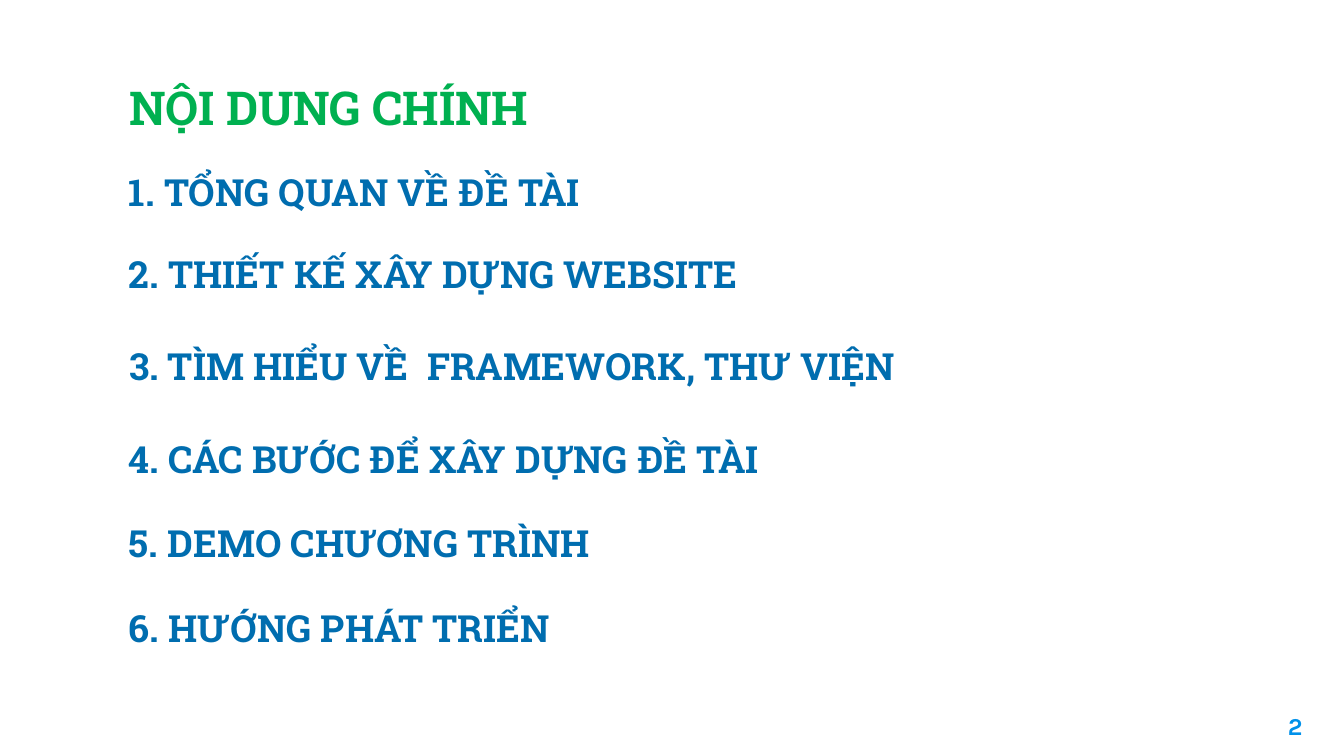
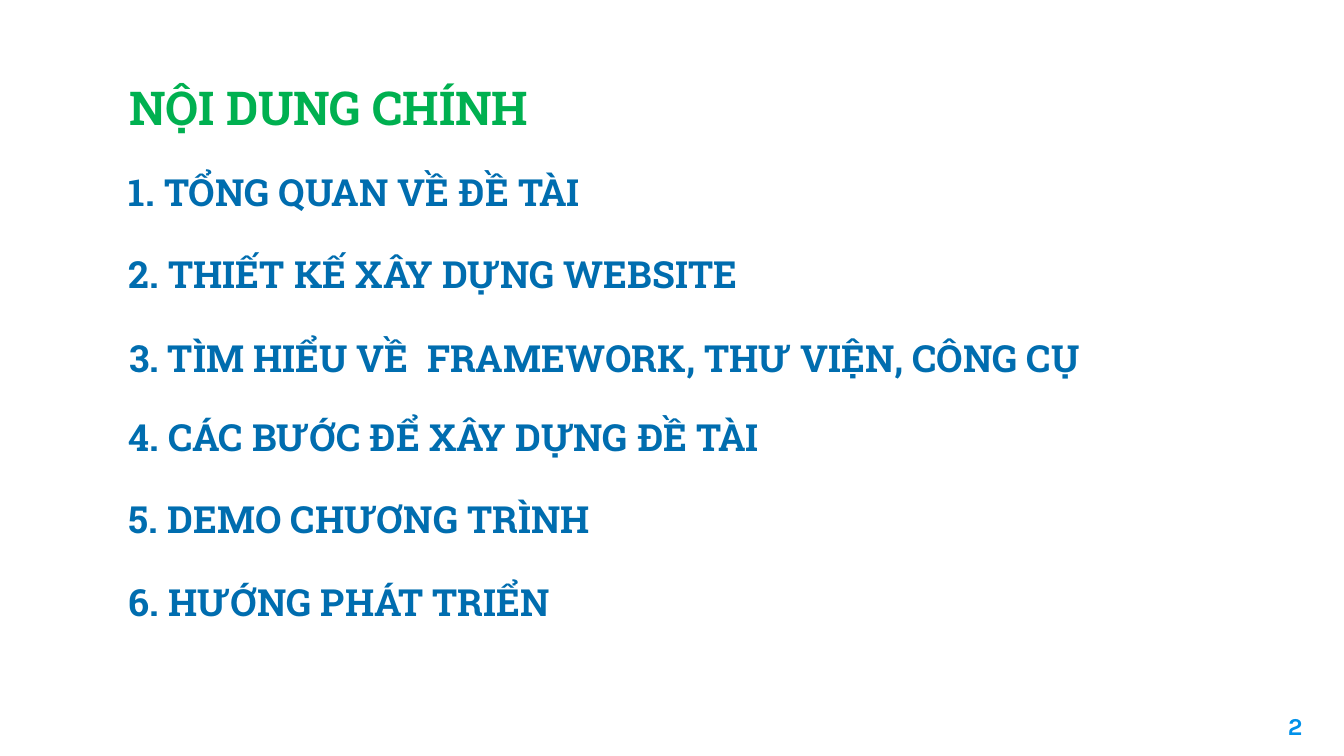
Before and after one commit to haitran2000/Ecommerce-Fashion-Website, a slide deck: slide 2 of Do An Tot Nghiep.pptx. Drawn at 1344x756 pixels with LibreOffice and Linux fonts; fonts in the diff are those of the drawing; background and template pictures are left out. Boxes give left, top, right and bottom in pixels: in the first picture for what was removed or moved away, otherwise in the second. Text is boxed around its words. In the diff, an @@ line names an element or a change of style, - is before the commit and + after.

```diff
--- a/Do An Tot Nghiep.pptx
+++ b/Do An Tot Nghiep.pptx
@@ text at [129,338,1079,379]: text changed @@
-3. TÌM HIỂU VỀ FRAMEWORK, THƯ VIỆN
+3. TÌM HIỂU VỀ FRAMEWORK, THƯ VIỆN, CÔNG CỤ
@@ 3 texts: place and size @@
-3 texts at [129,438,758,643]
+3 texts at [129,416,758,617]
```
Also in this commit, not shown: 23 other slides changed, 4 slides added, 6 slides removed.
